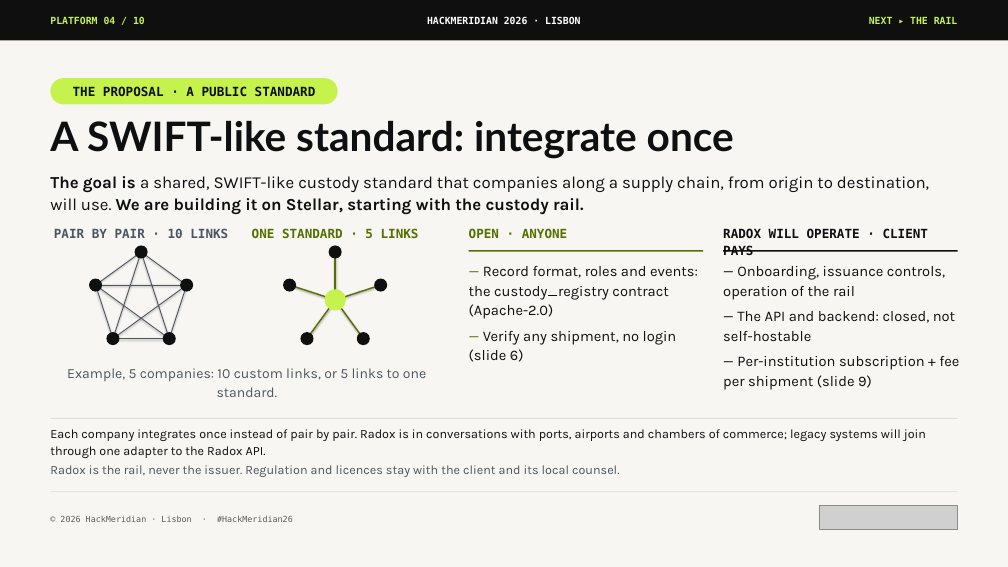
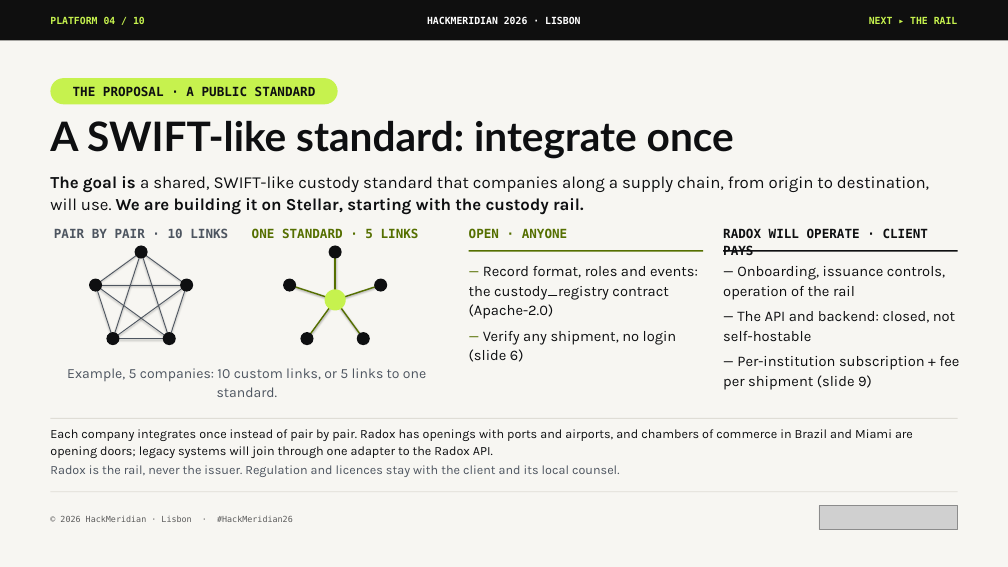
Before and after one commit to pwsaragossy/hackmeridian-cos, a slide deck: slide 4 of projects/hackmeridian-rail/deck/radox-custody-rail.pptx. Drawn at 1008x567 pixels with LibreOffice and Linux fonts; fonts in the diff are those of the drawing; grey boxes stand for pictures. Boxes give left, top, right and bottom in pixels: in the first picture for what was removed or moved away, otherwise in the second. Text is boxed around its words. In the diff, an @@ line names an element or a change of style, - is before the commit and + after.

```diff
--- a/projects/hackmeridian-rail/deck/radox-custody-rail.pptx
+++ b/projects/hackmeridian-rail/deck/radox-custody-rail.pptx
@@ text at bbox=[50, 429, 913, 458]: text changed @@
-Each company integrates once instead of pair by pair. Radox is in conversations with ports, airports and chambers of commerce; legacy systems will join through one adapter to the Radox API.
+Each company integrates once instead of pair by pair. Radox has openings with ports and airports, and chambers of commerce in Brazil and Miami are opening doors; legacy systems will join through one adapter to the Radox API.
```
Also in this commit, not shown: 4 other files.
